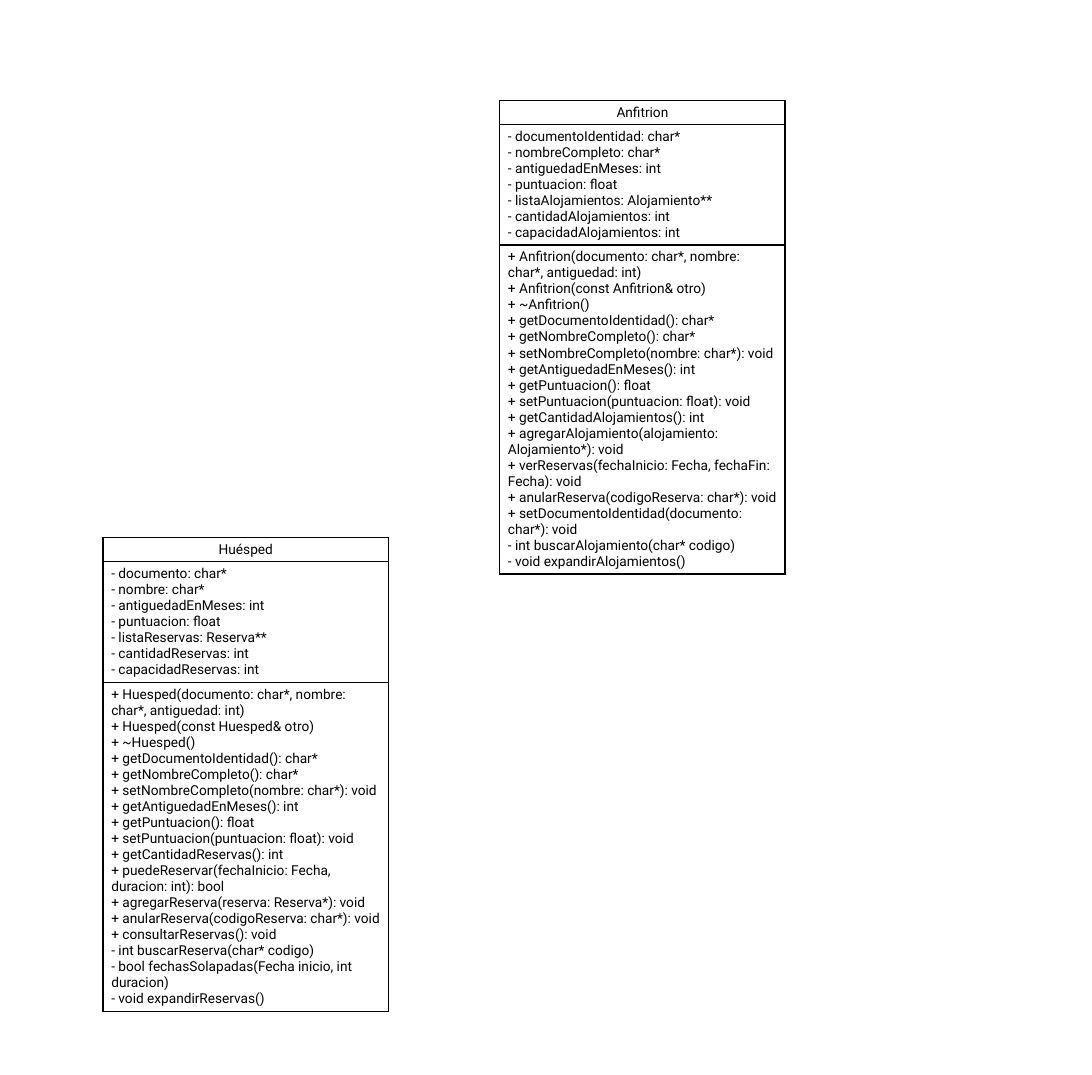
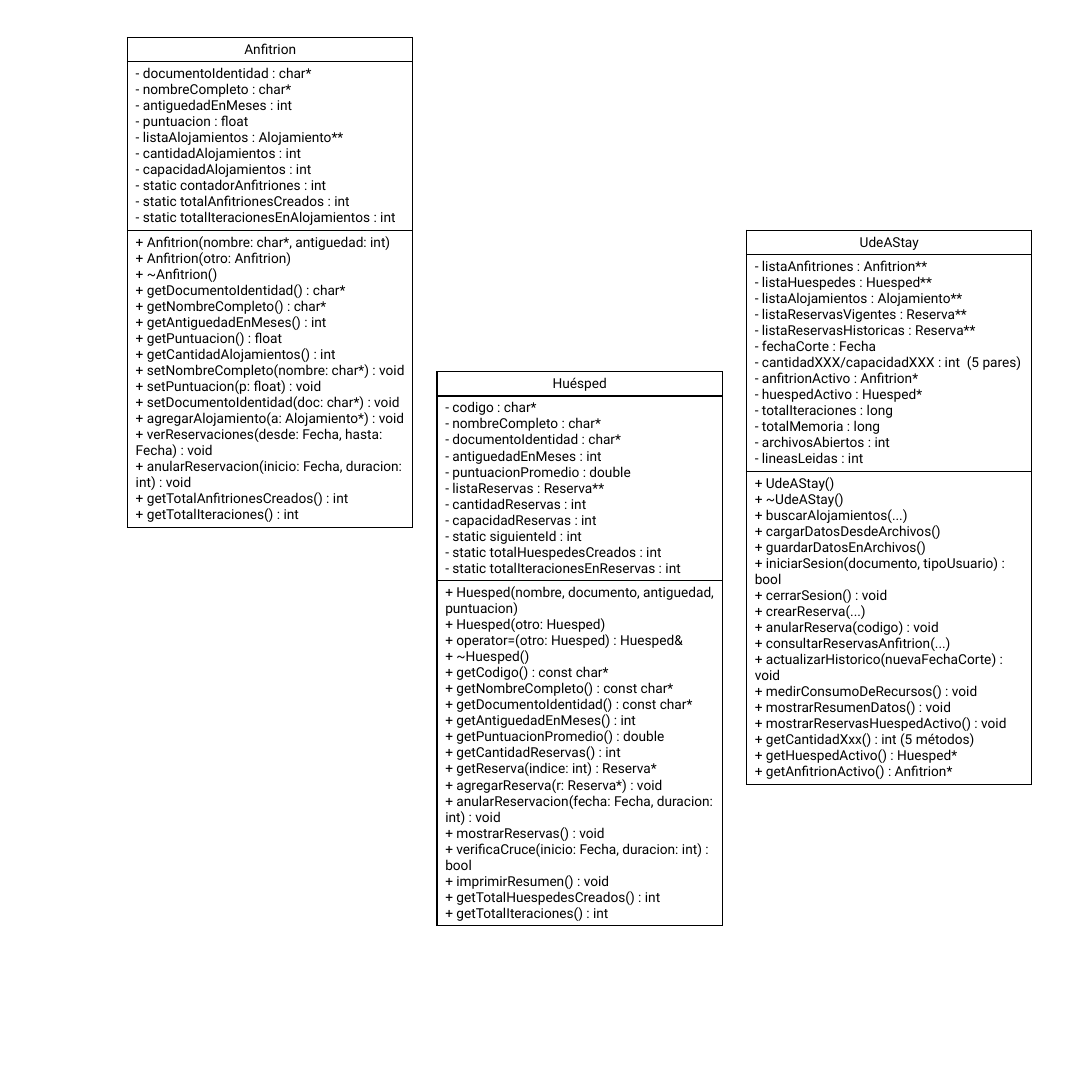
Before and after one commit to Hugo-24/Desafio-2, a slide deck: slide 2 of Documentos/Diagrama de clases .pptx. Drawn at 1092x1075 pixels with LibreOffice and Linux fonts; fonts in the diff are those of the drawing. Boxes give left, top, right and bottom in pixels: in the first picture for what was removed or moved away, otherwise in the second. Text is boxed around its words. In the diff, an @@ line names an element or a change of style, - is before the commit and + after.

Commit message:
Contadores actualizados
Y pequenas correciones en el diagrama

```diff
--- a/Documentos/Diagrama de clases .pptx
+++ b/Documentos/Diagrama de clases .pptx
@@ table at (x1=128, y1=37, x2=413, y2=537) @@
-row 2, column 1: - documentoIdentidad: char* / - nombreCompleto: char* / - antiguedadEnMeses: int / - puntuacion: float / - listaAlojamientos: Alojamiento** / - cantidadAlojamientos: int / - capacidadAlojamientos: int
+row 2, column 1: - documentoIdentidad : char* / - nombreCompleto : char* / - antiguedadEnMeses : int / - puntuacion : float / - listaAlojamientos : Alojamiento** / - cantidadAlojamientos : int / - capacidadAlojamientos : int / - static contadorAnfitriones : int / - static totalAnfitrionesCreados : int / - static totalIteracionesEnAlojamientos : int
-row 3, column 1: + Anfitrion(documento: char*, nombre: char*, antiguedad: int) / + Anfitrion(const Anfitrion& otro) / + ~Anfitrion() / + getDocumentoIdentidad(): char* / + getNombreCompleto(): char* / + setNombreCompleto(nombre: char*): void / + getAntiguedadEnMeses(): int / + getPuntuacion(): float / + setPuntuacion(puntuacion: float): void / + getCantidadAlojamientos(): int / + agregarAlojamiento(alojamiento: Alojamiento*): void / + verReservas(fechaInicio: Fecha, fechaFin: Fecha): void / + anularReserva(codigoReserva: char*): void + setDocumentoIdentidad(documento: char*): void - int buscarAlojamiento(char* codigo) / - void expandirAlojamientos()
+row 3, column 1: + Anfitrion(nombre: char*, antiguedad: int) / + Anfitrion(otro: Anfitrion) / + ~Anfitrion() / + getDocumentoIdentidad() : char* / + getNombreCompleto() : char* / + getAntiguedadEnMeses() : int / + getPuntuacion() : float / + getCantidadAlojamientos() : int / + setNombreCompleto(nombre: char*) : void / + setPuntuacion(p: float) : void / + setDocumentoIdentidad(doc: char*) : void / + agregarAlojamiento(a: Alojamiento*) : void / + verReservaciones(desde: Fecha, hasta: Fecha) : void / + anularReservacion(inicio: Fecha, duracion: int) : void / + getTotalAnfitrionesCreados() : int / + getTotalIteraciones() : int
@@ table resized from (x1=500, y1=100, x2=785, y2=583) to (x1=128, y1=37, x2=413, y2=537) @@
@@ table added at (x1=747, y1=230, x2=1032, y2=795), 3 rows, 1 columns @@
+UdeAStay
+- listaAnfitriones : Anfitrion** / - listaHuespedes : Huesped** / - listaAlojamientos : Alojamiento** / - listaReservasVigentes : Reserva** / - listaReservasHistoricas : Reserva** / - fechaCorte : Fecha / - cantidadXXX/capacidadXXX : int (5 pares) / - anfitrionActivo : Anfitrion* / - huespedActivo : Huesped* / - totalIteraciones : long / - totalMemoria : long / - archivosAbiertos : int / - lineasLeidas : int
++ UdeAStay() / + ~UdeAStay() / + buscarAlojamientos(...) / + cargarDatosDesdeArchivos() / + guardarDatosEnArchivos() / + iniciarSesion(documento, tipoUsuario) : bool / + cerrarSesion() : void / + crearReserva(...) / + anularReserva(codigo) : void / + consultarReservasAnfitrion(...) / + actualizarHistorico(nuevaFechaCorte) : void / + medirConsumoDeRecursos() : void / + mostrarResumenDatos() : void / + mostrarReservasHuespedActivo() : void / + getCantidadXxx() : int (5 métodos) / + getHuespedActivo() : Huesped* / + getAnfitrionActivo() : Anfitrion*
@@ table at (x1=437, y1=371, x2=722, y2=936) @@
-row 2, column 1: - documento: char* / - nombre: char* / - antiguedadEnMeses: int / - puntuacion: float / - listaReservas: Reserva** / - cantidadReservas: int / - capacidadReservas: int
+row 2, column 1: - codigo : char* / - nombreCompleto : char* / - documentoIdentidad : char* / - antiguedadEnMeses : int / - puntuacionPromedio : double / - listaReservas : Reserva** / - cantidadReservas : int / - capacidadReservas : int / - static siguienteId : int / - static totalHuespedesCreados : int / - static totalIteracionesEnReservas : int
-row 3, column 1: + Huesped(documento: char*, nombre: char*, antiguedad: int) / + Huesped(const Huesped& otro) / + ~Huesped() / + getDocumentoIdentidad(): char* / + getNombreCompleto(): char* / + setNombreCompleto(nombre: char*): void / + getAntiguedadEnMeses(): int / + getPuntuacion(): float / + setPuntuacion(puntuacion: float): void / + getCantidadReservas(): int / + puedeReservar(fechaInicio: Fecha, duracion: int): bool / + agregarReserva(reserva: Reserva*): void / + anularReserva(codigoReserva: char*): void / + consultarReservas(): void - int buscarReserva(char* codigo) / - bool fechasSolapadas(Fecha inicio, int duracion) / - void expandirReservas()
+row 3, column 1: + Huesped(nombre, documento, antiguedad, puntuacion) / + Huesped(otro: Huesped) / + operator=(otro: Huesped) : Huesped& / + ~Huesped() / + getCodigo() : const char* / + getNombreCompleto() : const char* / + getDocumentoIdentidad() : const char* / + getAntiguedadEnMeses() : int / + getPuntuacionPromedio() : double / + getCantidadReservas() : int / + getReserva(indice: int) : Reserva* / + agregarReserva(r: Reserva*) : void / + anularReservacion(fecha: Fecha, duracion: int) : void / + mostrarReservas() : void / + verificaCruce(inicio: Fecha, duracion: int) : bool / + imprimirResumen() : void / + getTotalHuespedesCreados() : int / + getTotalIteraciones() : int
@@ table resized from (x1=103, y1=537, x2=388, y2=1020) to (x1=437, y1=371, x2=722, y2=936) @@
```
Also in this commit, not shown: 1 other slide changed, 3 other files.
